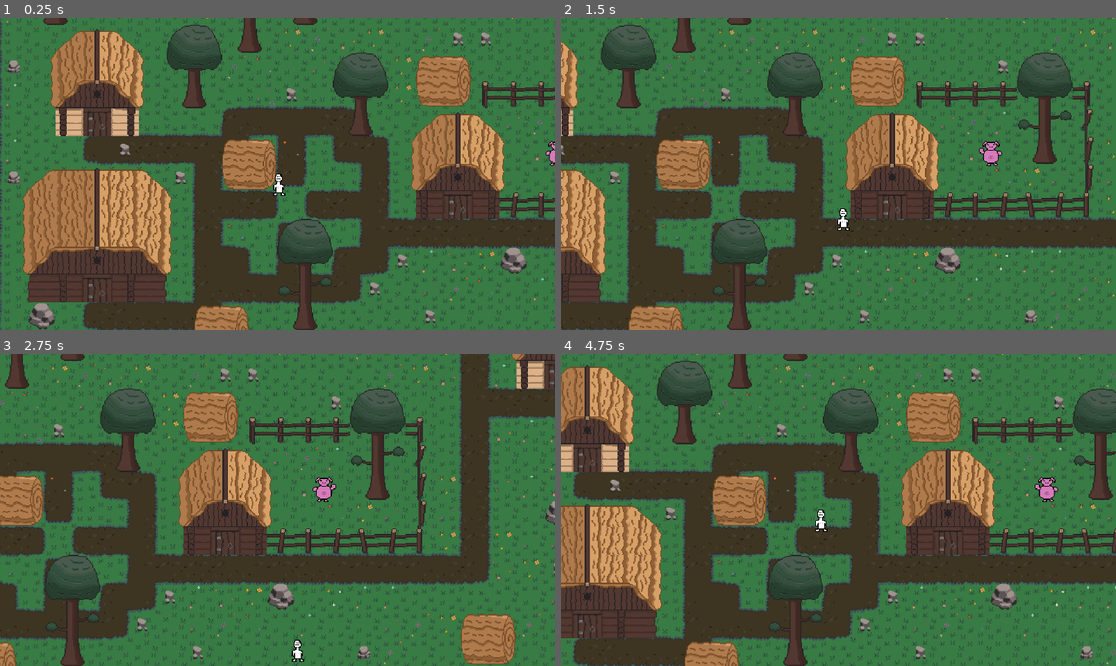
Above: before the commit, frames 1-4 (two rows, left to right).
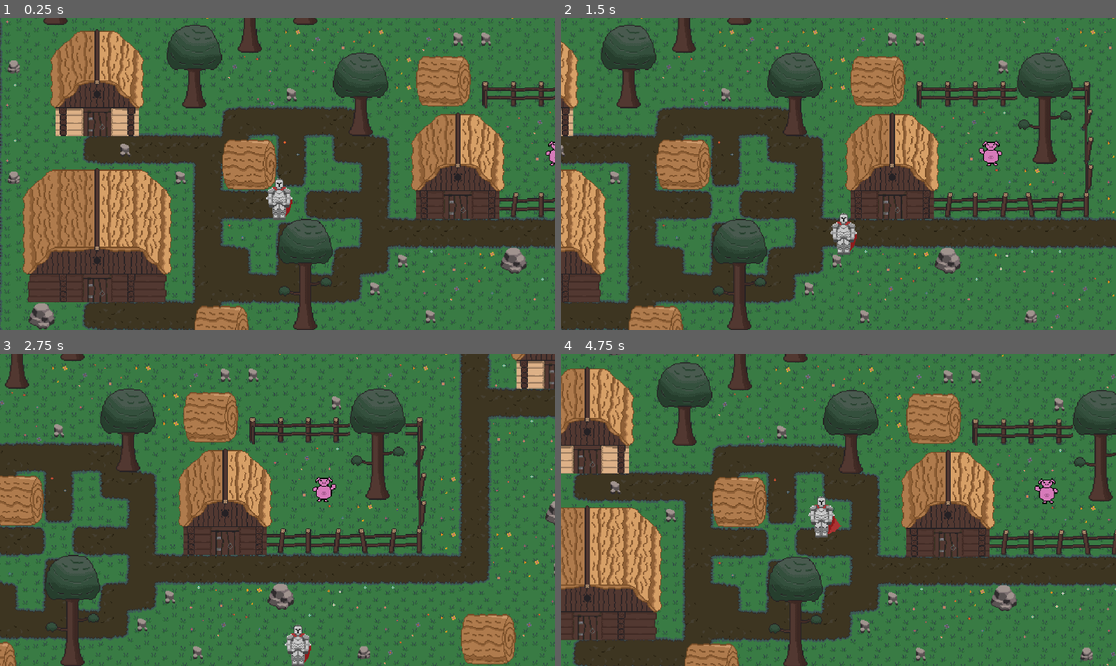
Above: after the commit, the same moments.

Repository: AidenGillis/MediQuestPractice
Game: Godot game, scene res://Main/main.tscn
Two runs of this game, one before a commit and one after it. Both use one fixed random seed, a clock stepped at 60 frames per second and the inputs below.
Inputs:
- Up to frame 1 (0.25 s): no input
- Up to frame 2 (1.5 s): tap Enter at 0.5 s; hold Right (ui_right) 0.53-1.28 s; hold Down (ui_down) from 1.28 s (still down)
- Up to frame 3 (2.75 s): release Down (ui_down) at 2.03 s; hold Right (ui_right) from 2.03 s (still down)
- Up to frame 4 (4.75 s): release Right (ui_right) at 2.78 s; hold Up (ui_up) 2.78-3.53 s; hold Left (ui_left) from 3.53 s (still down)

The runs differ from the first frame. In frame 1, 0.4% of the frame differs, in the area x 47-53%, y 49-65%; in frame 2, 0.4%; in frame 3, 0.4%; in frame 4, 16%, in the area x 0-100%, y 0-100%.

Commit message:
New player character model (almost done)

Diff:
--- a/Main/Player/player.gd
+++ b/Main/Player/player.gd
@@ -3,6 +3,9 @@
 
 #MoveSpeed
 @export var speed: float =200
+
+#Animations
+@onready var anim = $AnimatedSprite2D
 
 #HealthSystem
 var maxHealth: int = 6
@@ -19,7 +22,7 @@
 #Runs on start
 func _ready() -> void:
 	currentHealth = maxHealth
-
+	anim.play("Idle")
 	"""var hearts_parent = $"../../../UI/HeartBar"
 	for child in hearts_parent.get_children():
 		hearts_list.append(child)
--- a/Main/Player/player.tscn
+++ b/Main/Player/player.tscn
@@ -1,13 +1,63 @@
-[gd_scene load_steps=5 format=3 uid="uid://b3xqyenjum07g"]
+[gd_scene load_steps=12 format=3 uid="uid://b3xqyenjum07g"]
 
 [ext_resource type="Script" uid="uid://deu2jfac2axtr" path="res://Main/Player/player.gd" id="1_onrkg"]
-[ext_resource type="Texture2D" uid="uid://5avh0x57qe1" path="res://Sprites/New Piskel-1.png.png" id="2_i3pqv"]
+[ext_resource type="Texture2D" uid="uid://w0f708nnm4wg" path="res://Sprites/Perry-Sheet.png" id="2_8hbiy"]
 
 [sub_resource type="RectangleShape2D" id="RectangleShape2D_hqtel"]
 size = Vector2(14, 4.5)
 
 [sub_resource type="RectangleShape2D" id="RectangleShape2D_8hbiy"]
-size = Vector2(14, 25.5)
+size = Vector2(23, 44)
+
+[sub_resource type="AtlasTexture" id="AtlasTexture_kwyrm"]
+atlas = ExtResource("2_8hbiy")
+region = Rect2(0, 0, 64, 64)
+
+[sub_resource type="AtlasTexture" id="AtlasTexture_1crik"]
+atlas = ExtResource("2_8hbiy")
+region = Rect2(64, 0, 64, 64)
+
+[sub_resource type="AtlasTexture" id="AtlasTexture_b2fwe"]
+atlas = ExtResource("2_8hbiy")
+region = Rect2(128, 0, 64, 64)
+
+[sub_resource type="AtlasTexture" id="AtlasTexture_jbntb"]
+atlas = ExtResource("2_8hbiy")
+region = Rect2(192, 0, 64, 64)
+
+[sub_resource type="AtlasTexture" id="AtlasTexture_0tgs8"]
+atlas = ExtResource("2_8hbiy")
+region = Rect2(256, 0, 64, 64)
+
+[sub_resource type="AtlasTexture" id="AtlasTexture_qn1bl"]
+atlas = ExtResource("2_8hbiy")
+region = Rect2(320, 0, 64, 64)
+
+[sub_resource type="SpriteFrames" id="SpriteFrames_y2cg6"]
+animations = [{
+"frames": [{
+"duration": 1.0,
+"texture": SubResource("AtlasTexture_kwyrm")
+}, {
+"duration": 1.0,
+"texture": SubResource("AtlasTexture_1crik")
+}, {
+"duration": 1.0,
+"texture": SubResource("AtlasTexture_b2fwe")
+}, {
+"duration": 1.0,
+"texture": SubResource("AtlasTexture_jbntb")
+}, {
+"duration": 1.0,
+"texture": SubResource("AtlasTexture_0tgs8")
+}, {
+"duration": 1.0,
+"texture": SubResource("AtlasTexture_qn1bl")
+}],
+"loop": true,
+"name": &"Idle",
+"speed": 5.0
+}]
 
 [node name="Player" type="CharacterBody2D" groups=["player"]]
 y_sort_enabled = true
@@ -17,7 +67,6 @@
 [node name="Sprite2D" type="Sprite2D" parent="."]
 y_sort_enabled = true
 scale = Vector2(1, 1.065)
-texture = ExtResource("2_i3pqv")
 offset = Vector2(-1, -12)
 
 [node name="Camera2D" type="Camera2D" parent="."]
@@ -32,7 +81,8 @@
 position_smoothing_speed = 8.0
 
 [node name="CollisionShape2D" type="CollisionShape2D" parent="."]
-position = Vector2(0, 2)
+position = Vector2(0, 28.999998)
+scale = Vector2(1.3659575, 0.8764224)
 shape = SubResource("RectangleShape2D_hqtel")
 
 [node name="PlayerHitBox" type="Area2D" parent="."]
@@ -40,8 +90,14 @@
 collision_mask = 32
 
 [node name="CollisionShape2D" type="CollisionShape2D" parent="PlayerHitBox"]
-position = Vector2(0, -8.75)
+position = Vector2(0.5, 9)
 shape = SubResource("RectangleShape2D_8hbiy")
 debug_color = Color(0.839685, 0.347066, 0.43754, 0.42)
 
+[node name="AnimatedSprite2D" type="AnimatedSprite2D" parent="."]
+sprite_frames = SubResource("SpriteFrames_y2cg6")
+animation = &"Idle"
+frame = 4
+frame_progress = 0.054567125
+
 [connection signal="area_entered" from="PlayerHitBox" to="." method="_on_player_hit_box_area_entered"]
Binary file added: Sprites/Perry-Sheet.aseprite
Binary file added: Sprites/Perry-Sheet.png
Not shown, added: Sprites/Perry-Sheet.png.import
